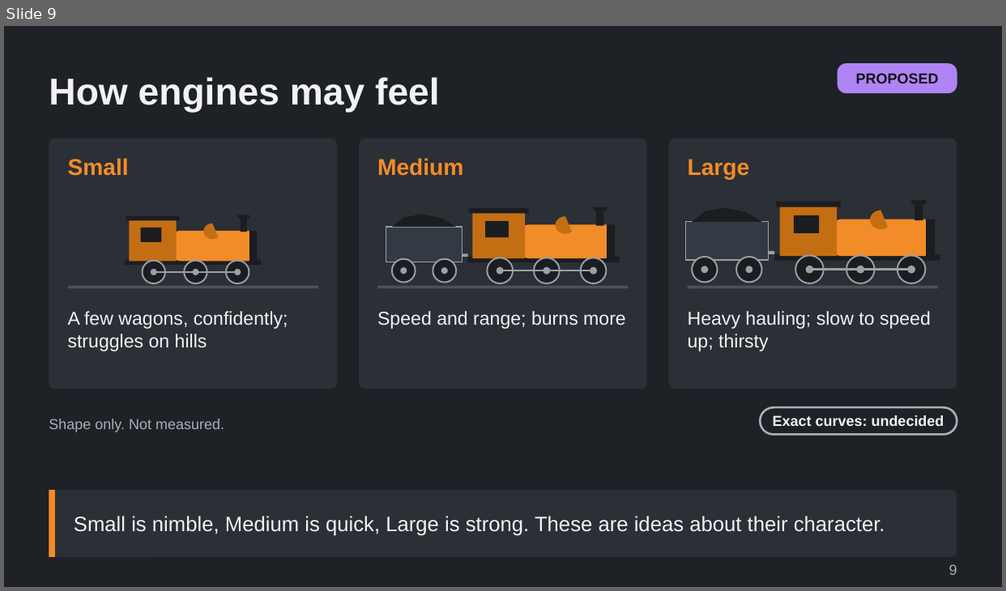
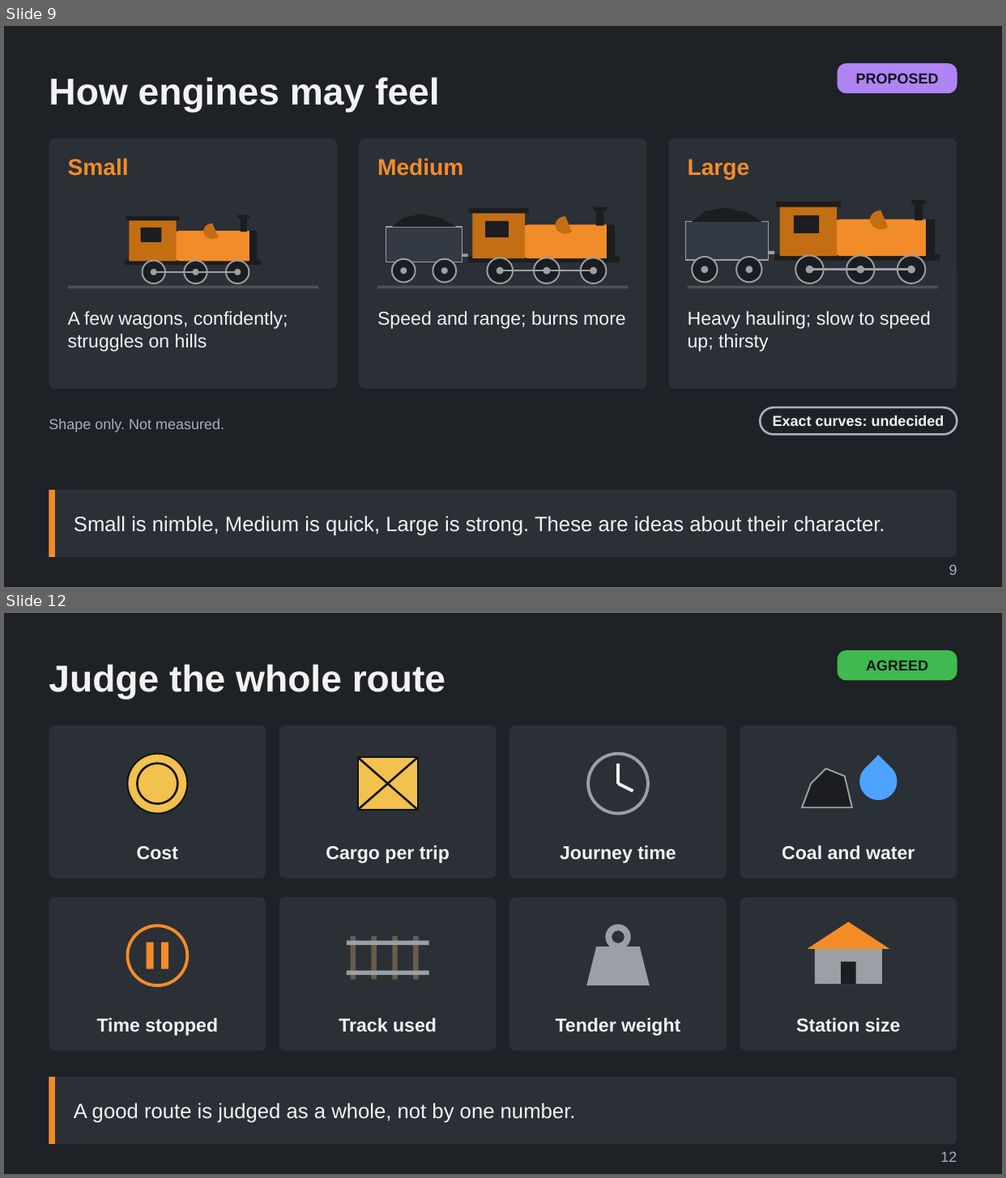
Before and after one commit to Tarenkookoo/Satisfactory---Early-Locomotion, a slide deck: Reporting/Claude Presents/Deck9_Balance/How_the_Mod_Is_Balanced_Explained.pptx. Shown one above the other, each under a label of ours: slide 9 before the commit, slides 9 and 12 after it; the slides between them are not shown. The pictures are 1006x591 and 1006x1178 pixels, drawn with LibreOffice and Linux fonts; fonts in the diff are those of the drawing. Boxes give left, top, right and bottom in pixels: in the first picture for what was removed or moved away, otherwise in the second. Text is boxed around its words. In the diff, an @@ line names an element or a change of style, - is before the commit and + after.

```diff
--- a/Reporting/Claude Presents/Deck9_Balance/How_the_Mod_Is_Balanced_Explained.pptx
+++ b/Reporting/Claude Presents/Deck9_Balance/How_the_Mod_Is_Balanced_Explained.pptx
@@ slide 12 added at (4, 613, 1002, 1174), background #1E2126 @@
@@ rounded rectangle added at (837, 650, 957, 680), fill #3FB950, 14 pt, text #101418, bold @@
+AGREED
@@ title added at (49, 664, 445, 699), 36 pt, text #F2F2F2, bold @@
+Judge the whole route
@@ group added at (49, 726, 266, 879): 2 ellipses, 1 rounded rectangle, 1 text @@
+Cost
@@ group added at (279, 726, 496, 879): 2 lines, 1 rounded rectangle, 1 rectangle, 1 text @@
+Cargo per trip
@@ group added at (509, 726, 727, 879): 2 lines, 1 rounded rectangle, 1 ellipse, 1 text @@
+Journey time
@@ group added at (740, 726, 957, 879): 1 rounded rectangle, 1 freeform shape, 1 teardrop, 1 text @@
+Coal and water
@@ group added at (49, 897, 266, 1051): 2 rectangles, 1 rounded rectangle, 1 ellipse, 1 text @@
+Time stopped
@@ group added at (279, 897, 496, 1051): 6 rectangles, 1 rounded rectangle, 1 text @@
+Track used
@@ group added at (509, 897, 727, 1051): 1 rounded rectangle, 1 trapezoid, 1 donut, 1 text @@
+Tender weight
@@ group added at (740, 897, 957, 1051): 2 rectangles, 1 rounded rectangle, 1 triangle, 1 text @@
+Station size
@@ rounded rectangle added at (49, 1077, 957, 1144), fill #2B2F36 @@
@@ rectangle added at (49, 1077, 55, 1144), fill #F28C28 @@
@@ text added at (74, 1103, 576, 1123), 20 pt, text #F2F2F2 @@
+A good route is judged as a whole, not by one number.
@@ text added at (940, 1152, 957, 1162), 14 pt, text #A9B0B8 @@
+12
```
Also in this commit, not shown: 8 other slides added, 3 other files.
